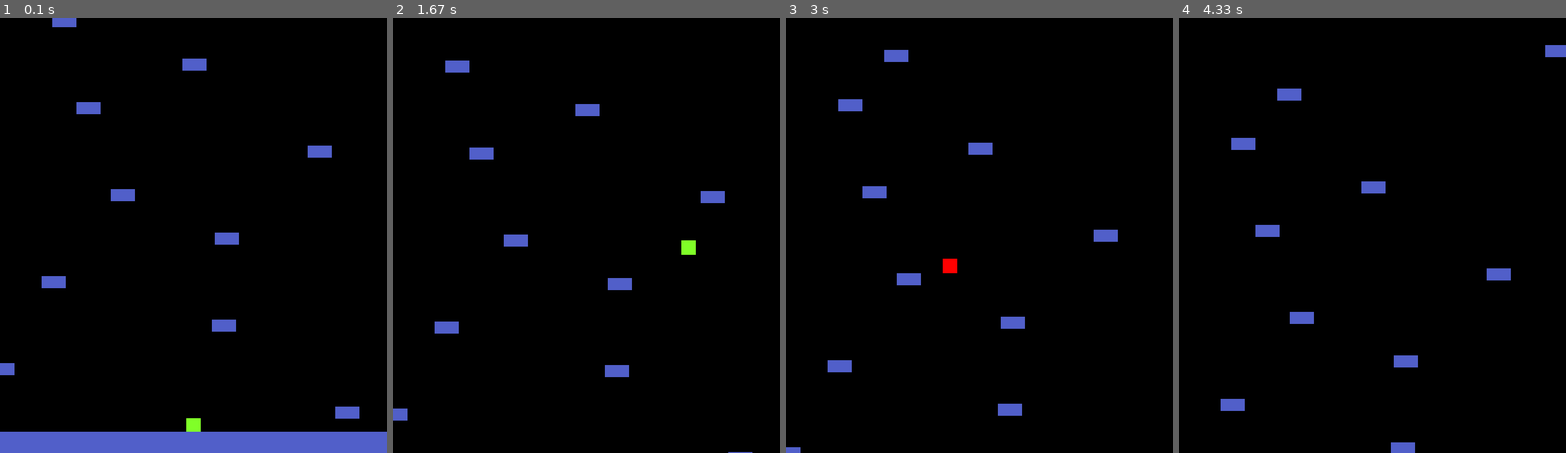
Above: before the commit, frames 1-4 (left to right).
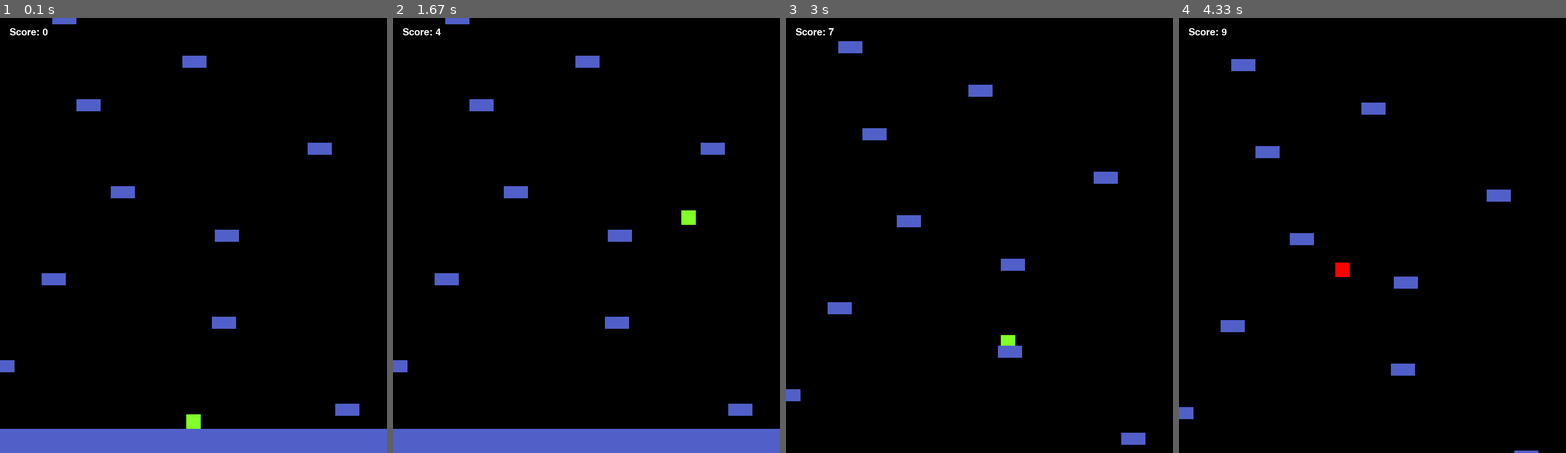
Above: after the commit, the same moments.

Repository: dunteyr/PygamePlatformer
Game: pygame game, started from main.py
Same seed, same stepped clock (60 frames per second), same inputs: the game is played once before the commit and once after it.
Inputs:
- Up to frame 1 (0.1 s): no input
- Up to frame 2 (1.67 s): tap Space at 0.33, 0.73, 1.03, 1.23, 1.53 s; hold D 0.67-1.13 s; hold D 1.17-1.63 s
- Up to frame 3 (3 s): hold A 1.67-2.2 s; tap Space at 1.73, 2.03, 2.3, 2.6, 2.73 s; hold A 2.23-2.63 s; hold D from 2.67 s (still down)
- Up to frame 4 (4.33 s): tap Space at 3.03, 3.4, 3.7 s; release D at 3.3 s; hold A 3.33-3.8 s

The runs differ from the first frame. In frame 1, 1.5% of the frame differs, in the area x 0-100%, y 1-96%; in frame 2, 8.9%, in the area x 0-100%, y 0-100%; in frame 3, 3.6%; in frame 4, 3.3%.

Commit message:
Score and start delay
Doesnt immediately move the platforms and now you have a score in top left

Diff:
--- a/classes.py
+++ b/classes.py
@@ -63,7 +63,8 @@
                     self.pos.y = collisions[0].rect.top
                     self.vel.y = 2.3
                     self.landed = True
-
+        else:
+            self.landed = False
         self.rect.midbottom = self.pos
 
     def update(self):
--- a/main.py
+++ b/main.py
@@ -9,9 +9,17 @@
 HEIGHT = 900
 WIDTH = 800
 FPS = 60
+
 screenVel = 1
+score = 0
+startDelay = 2000
+scoreSpeed = 400
+platsMoving = False
 
+platMoveEvent = pygame.event.Event(2)
+scoreEvent = pygame.event.Event(1)
 clock = pygame.time.Clock()
+font = pygame.font.SysFont(pygame.font.get_default_font(), 30)
 
 displaysurface = pygame.display.set_mode((WIDTH, HEIGHT))
 pygame.display.set_caption("Game")
@@ -40,35 +48,41 @@
 
 player.addCollisionGroup(platforms)
 
+pygame.time.set_timer(scoreEvent, scoreSpeed)
+pygame.time.set_timer(platMoveEvent, startDelay, 1)
+
 while True:
     for event in pygame.event.get():
         if event.type == QUIT:
             pygame.quit()
             exit()
-        # if event.type == KEYDOWN:
-        #     if event.key == pygame.K_SPACE:
-        #         player.jump()
-
+        if event.type == scoreEvent.type:
+            score += 1
+        if event.type == platMoveEvent.type:
+            platsMoving = True
     displaysurface.fill((0,0,0))
 
+    if platsMoving:
     #moving and respawning platforms
-    for i in range(len(platforms)):
-        sprites = platforms.sprites()
-        odd = True
-        if i % 2 == 0:
-            odd = False
-        sprites[i].rect = sprites[i].rect.move(0, screenVel)
-        #if sprites[i] is part of respawnables and off screen respawn it
-        if respawnables in sprites[i].groups() and sprites[i].rect.top >= HEIGHT:
-            newRect = sprites[i].surf.get_rect(center = (sprites[i].getRandX(odd, WIDTH), 0))
-            sprites[i].rect = newRect
+        for i in range(len(platforms)):
+            sprites = platforms.sprites()
+            odd = True
+            if i % 2 == 0:
+                odd = False
+            sprites[i].rect = sprites[i].rect.move(0, screenVel)
+            #if sprites[i] is part of respawnables and off screen respawn it
+            if respawnables in sprites[i].groups() and sprites[i].rect.top >= HEIGHT:
+                newRect = sprites[i].surf.get_rect(center = (sprites[i].getRandX(odd, WIDTH), 0))
+                sprites[i].rect = newRect
 
     player.move()
 
-    #handle score
-
     #handle player death
     if player.rect.bottom >= HEIGHT:
+        #stop the score
+        pygame.time.set_timer(scoreEvent, 0)
+        #stop the platforms
+        platsMoving = False
         player.rect.bottom = HEIGHT - 10
         player.kill()
 
@@ -76,5 +90,9 @@
     for entity in allSprites:
         displaysurface.blit(entity.surf, entity.rect)
 
+    #draw score
+    scoreText = font.render(f"Score: {score}", True, (255, 255, 255))
+    displaysurface.blit(scoreText, (20, 20))
+
     pygame.display.update()
     clock.tick(FPS)
